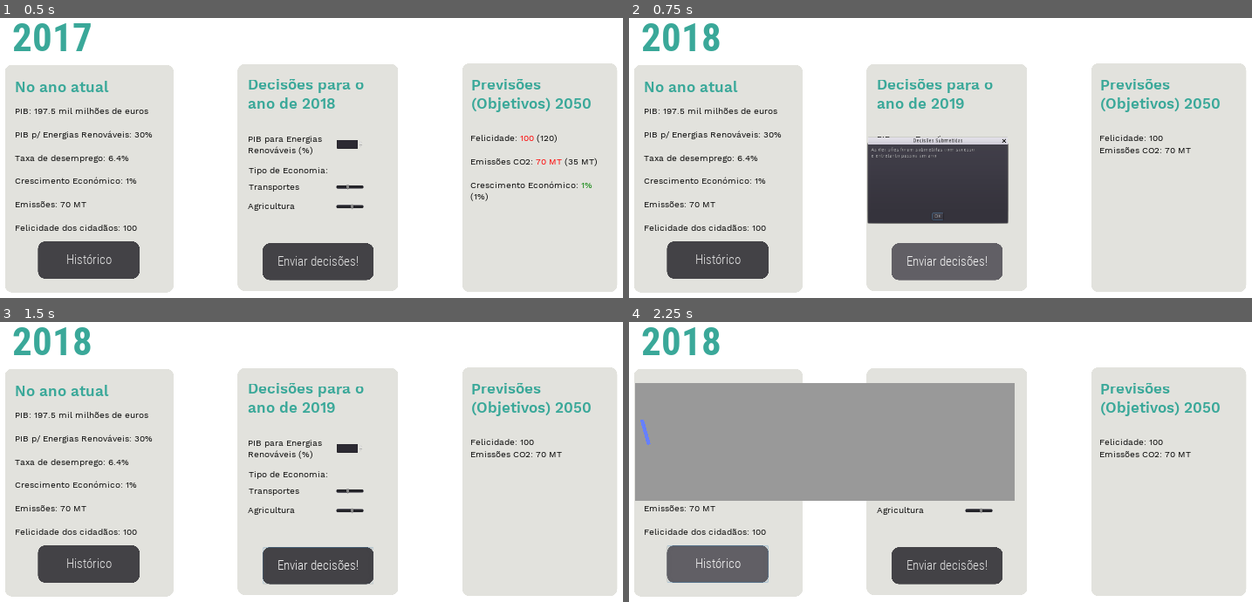
Above: before the commit, frames 1-4 (two rows, left to right).
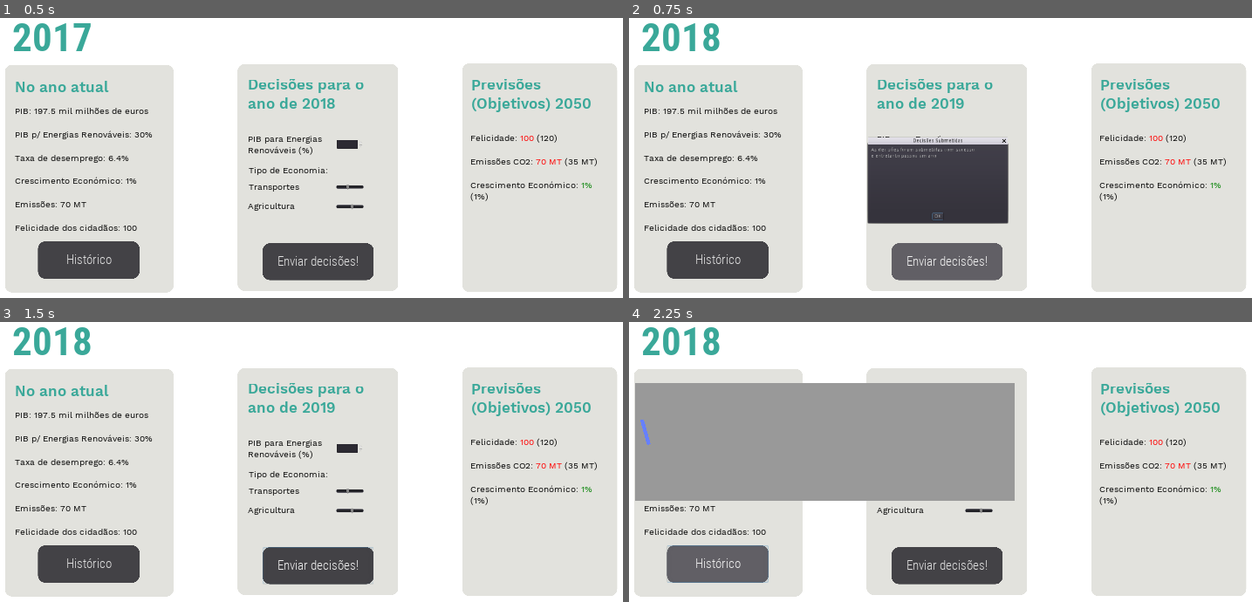
Above: after the commit, the same moments.

Repository: TiagoTaveira/ExergyX
Game: Godot game, scene res://Test.tscn
The game is run twice, just before and just after one commit, with the same random seed, the same clock (stepped at 60 frames per second) and the same inputs.
Inputs:
- Up to frame 1 (0.5 s): no input
- Up to frame 2 (0.75 s): click "Enviar decisões!" at 0.5 s
- Up to frame 3 (1.5 s): click "OK" at 1.25 s
- Up to frame 4 (2.25 s): click "Histórico" at 2 s

Frame 1 is identical in both runs. In frame 2, 0.6% of the frame differs, in the area x 75-96%, y 41-66%; in frame 3, 0.6%; in frame 4, 0.6%.

Commit message:
Working color codes

Diff:
--- a/Test.gd
+++ b/Test.gd
@@ -24,12 +24,14 @@
 
 	#####EXPERIMENTAL#####
 	get_node("GrafHistorico/Control/TestLine2D").add_point(Vector2(PlayerVariables.current_year-2000, PlayerVariables.final_year_utility))
-	##"#####
+	######################
 
 	if PlayerVariables.current_year < PlayerVariables.final_year:
 		get_node("GridContainer/AnoAtual2").text = "Decisões para o ano de " + str(PlayerVariables.current_year + 1)
 		get_node("GridContainer2/RichTextLabel").text = "Previsões (Objetivos) " + str(PlayerVariables.final_year)
-		get_node("GridContainer2/RichTextLabel2").text = "Felicidade: " + str(PlayerVariables.final_year_utility) + "\n" + "Emissões CO2: " + str(PlayerVariables.final_year_emissions) + " MT"
+		get_node("GridContainer2/RichTextLabel2").bbcode_text = "Felicidade: " + str(PlayerVariables.final_year_utility) + "\n\n" + "Emissões CO2: " + str(PlayerVariables.final_year_emissions) + " MT" + "\n\n" + "Crescimento Económico: [color=green]1%[/color] (1%)"  #exemplo de texto
+		##Actual bbcode text setting (with conditions)
+		get_node("GridContainer2/RichTextLabel2").bbcode_text = "Felicidade: " + ("[color=red]" if PlayerVariables.final_year_utility < PlayerVariables.utility_goals else "[color=green]") + str(PlayerVariables.final_year_utility) + "[/color] (" + str(PlayerVariables.utility_goals) + ")\n\n"    +   "Emissões CO2: " + ("[color=red]" if PlayerVariables.final_year_emissions > PlayerVariables.emission_goals else "[color=green]") + str(PlayerVariables.final_year_emissions) + " MT[/color] (" + str(PlayerVariables.emission_goals) + " MT)\n\n"    +    "Crescimento Económico: " + ("[color=red]" if PlayerVariables.final_year_economic_growth < PlayerVariables.economic_growth_goals else "[color=green]") + str(PlayerVariables.final_year_economic_growth) + "%[/color] (" + str(PlayerVariables.economic_growth_goals) + "%)"
 	else:
 		get_node("GridContainer/Button").disabled = true
 		var won = (PlayerVariables.final_year_utility >= PlayerVariables.utility_goals) && (PlayerVariables.final_year_emissions <= PlayerVariables.emission_goals)
